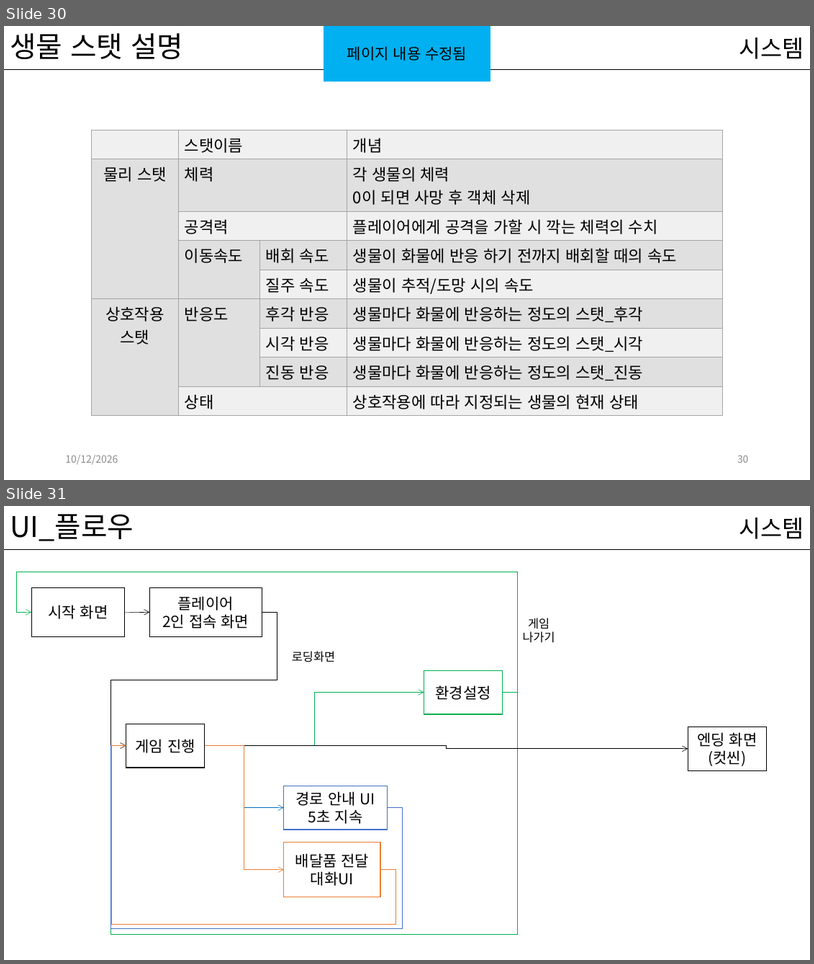
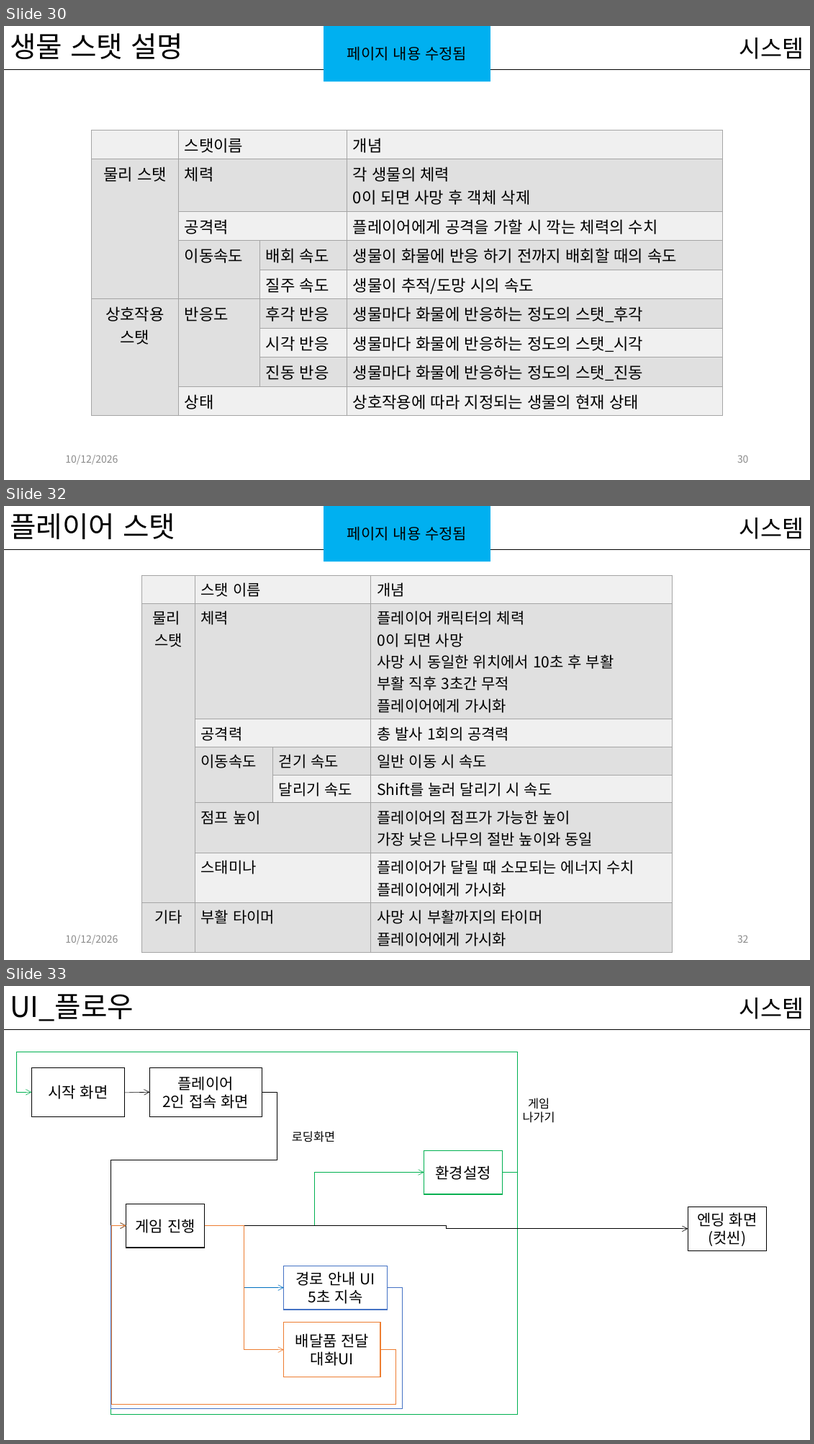
Before and after one commit to kwakyerin/2026_Graduation_Project, a slide deck: documents/HyunahKwon/design/designing/for_teammates/배트와 달트_기획서.pptx. Shown one above the other, each under a label of ours: slides 30 and 31 before the commit, slides 30, 32 and 33 after it; the slides between them are not shown. The pictures are 814x964 and 814x1444 pixels, drawn with LibreOffice and Linux fonts; fonts in the diff are those of the drawing. Boxes give left, top, right and bottom in pixels: in the first picture for what was removed or moved away, otherwise in the second. Text is boxed around its words. In the diff, an @@ line names an element or a change of style, - is before the commit and + after.

Commit message:
플레이어 스탯 정의, 명세

```diff
--- a/documents/HyunahKwon/design/designing/for_teammates/배트와 달트_기획서.pptx
+++ b/documents/HyunahKwon/design/designing/for_teammates/배트와 달트_기획서.pptx
@@ slide 32 added at [4, 506, 810, 960], background #FFFFFF; not listed: 1 template element that a slide beside it also shows @@
@@ title added at [10, 513, 175, 539], 34 pt, text #000000 @@
+플레이어 스탯
@@ rectangle added at [324, 506, 491, 561], fill #00B0F0, 18 pt, text #000000 @@
+페이지 내용 수정됨
@@ text added at [740, 518, 805, 539], 28 pt, text #000000 @@
+시스템
@@ table added at [142, 576, 673, 949], 8 rows, 4 columns @@
+ | 스탯 이름 |  | 개념
+물리 스탯 | 체력 |  | 플레이어 캐릭터의 체력 0이 되면 사망 사망 시 동일한 위치에서 10초 후 부활 부활 직후 3초간 무적 플레이어에게 가시화
+ | 공격력 |  | 총 발사 1회의 공격력
+ | 이동속도 | 걷기 속도 | 일반 이동 시 속도
+ |  | 달리기 속도 | Shift를 눌러 달리기 시 속도
+ | 점프 높이 |  | 플레이어의 점프가 가능한 높이 가장 낮은 나무의 절반 높이와 동일
+ | 스태미나 |  | 플레이어가 달릴 때 소모되는 에너지 수치 플레이어에게 가시화
+기타 | 부활 타이머 |  | 사망 시 부활까지의 타이머 플레이어에게 가시화
@@ text added at [65, 934, 118, 944], 12 pt, text #8C8C8C @@
+10/12/2026
@@ page number added at [738, 934, 749, 942], 12 pt, text #8C8C8C @@
+32
@@ what was slide 31 is now slide 33 @@
```
Also in this commit, not shown: 1 slide changed, 1 other slide added, 1 other file.
